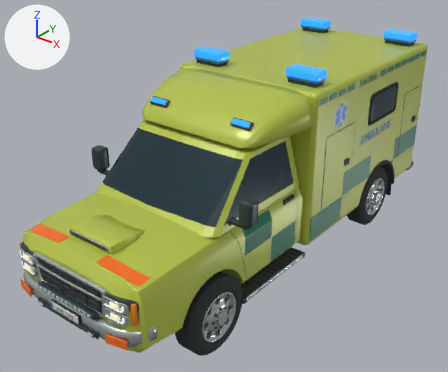
What one commit did to the Blender file source_blender/Ambulans_9310.blend.
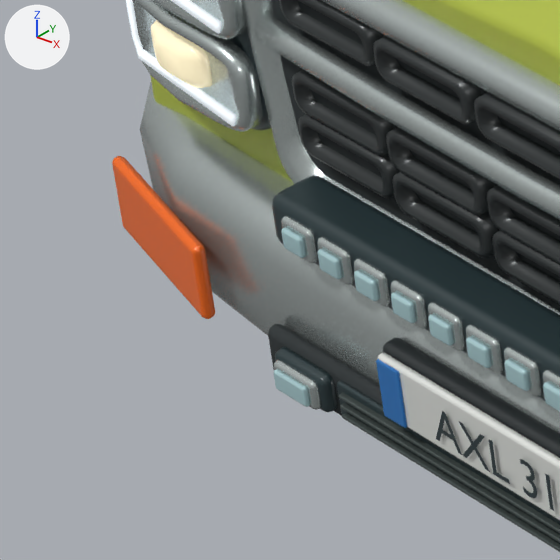
The first picture shows the older version from a 50 mm camera at (4.63, -6.4, 4.81) aimed at (-0.19, -0.37, 1.08). The close-ups show the older and then the newer version on the part from 2% to 16% of the width and 70% to 87% of the height of that picture. Only the edits that show in the close-ups are written down. The lights are fixed; the arrows at upper left show +X, +Y and +Z.

The first close-up shows 'Främre skylthållare', 'Grillöppningens kant.006', 'Grillöppningens kant.011', 'Huv och dörrplåt', 'Kylarmaskering', 'Kylarnätets skugga', 'LED-rampens hus', 'Orange stötfångarreflex', 'Pressad kromstötfångare', 'Registreringsskylt fram', 'Skiktad reflektor', 'Välvd kromribba' and 38 more.
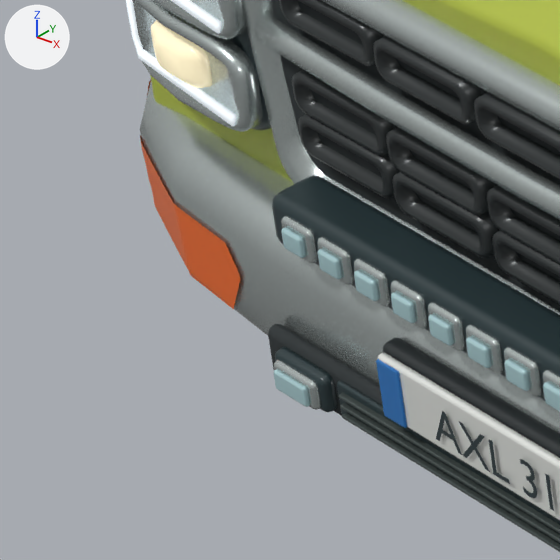
Diff of the bpy script that builds the scene:
```diff
--- a/source_blender/Ambulans_9310.blend.py
+++ b/source_blender/Ambulans_9310.blend.py
@@ me_formskuren_stötfångarreflex @@
+me_formskuren_stötfångarreflex.from_pydata(...)  # 637 vertices, 576 faces; spans x -0.961..-0.57, y -3.262..-3.069, z 0.678..0.829
+me_formskuren_stötfångarreflex.materials.append(mat_orange_frontreflex)  # orange #fd6f1d
@@ ob_orange_stötfångarreflex @@
-ob_orange_stötfångarreflex = bpy.data.objects.new('Orange stötfångarreflex', me_cube_151)
-ob_orange_stötfångarreflex.parent = ob_ambulans___pickup_9310
-ob_orange_stötfångarreflex.location = (-0.745, -3.254, 0.728)
-ob_orange_stötfångarreflex.rotation_euler = (0.0, 0.0, -0.22)  # degrees (0, 0, -13)
@@ ob_formskuren_stötfångarreflex @@
+ob_formskuren_stötfångarreflex = bpy.data.objects.new('Formskuren stötfångarreflex', me_formskuren_stötfångarreflex)
+ob_formskuren_stötfångarreflex.parent = ob_ambulans___pickup_9310
+ob_formskuren_stötfångarreflex.location = (0.0, 0.0, 0.0)
```

What differs and where, as boxes [x1, y1, x2, y2] in the close-ups (560 x 560 px):
'Orange stötfångarreflex', deleted (orange)
    before: [112, 156, 215, 319]
'Formskuren stötfångarreflex', added (orange)
    after: [140, 79, 240, 309]
